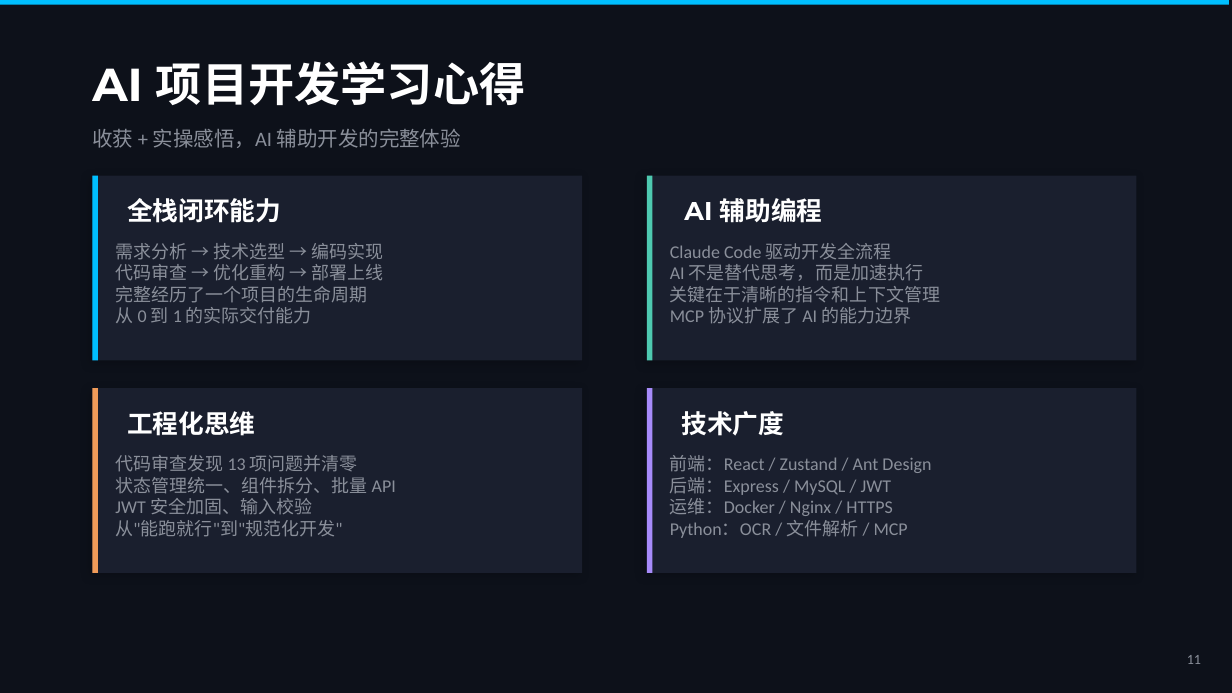
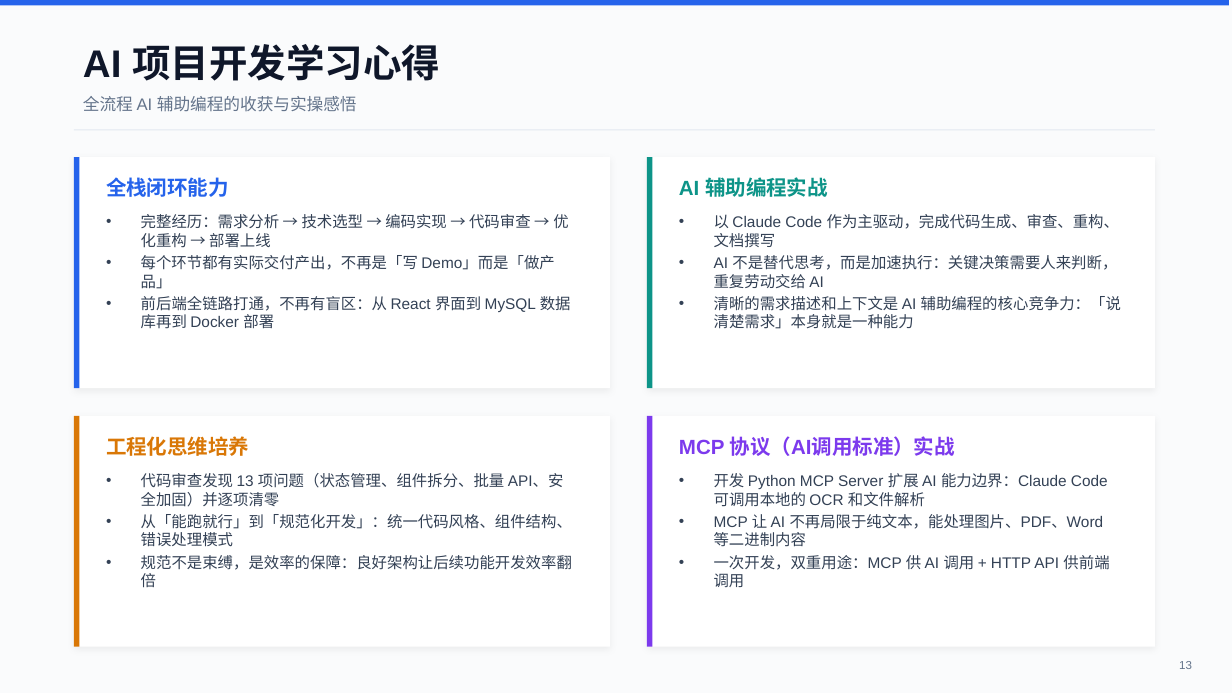
Before and after one commit to ct0307/task-management-system, a slide deck: slide 13 of ppt/轻量化任务管理系统_答辩PPT.pptx (slide 11 before the commit). Drawn at 1232x693 pixels with LibreOffice and Linux fonts; fonts in the diff are those of the drawing. Boxes give left, top, right and bottom in pixels: in the first picture for what was removed or moved away, otherwise in the second. Text is boxed around its words. In the diff, an @@ line names an element or a change of style, - is before the commit and + after.

```diff
--- a/ppt/轻量化任务管理系统_答辩PPT.pptx
+++ b/ppt/轻量化任务管理系统_答辩PPT.pptx
@@ background #0D111A to #FAFBFC @@
@@ rectangle at (0, 0, 1229, 6): fill #00BFFF to #2563EB @@
@@ text "AI 项目开发学习心得": place and size @@
-text "AI 项目开发学习心得" at (92, 61, 526, 105)
+text "AI 项目开发学习心得" at (83, 44, 440, 81)
@@ text "AI 项目开发学习心得" at (83, 44, 440, 81): size 36 to 30 pt, font Montserrat to Arial, text colour #FFFFFF to #0F172A @@
@@ text at (83, 96, 357, 112): text changed; size 16 to 13 pt; font Calibri to Arial; text colour #8A8F9A to #64748B @@
-收获 + 实操感悟，AI 辅助开发的完整体验
+全流程 AI 辅助编程的收获与实操感悟
@@ rectangle added at (74, 129, 1155, 130), fill #E2E8F0 @@
@@ rectangle at (74, 157, 79, 388): fill #00BFFF to #2563EB @@
@@ rectangle: place and size @@
-rectangle at (92, 176, 582, 360)
+rectangle at (74, 157, 610, 388)
@@ rectangle: place and size @@
-rectangle at (92, 176, 98, 360)
+rectangle at (74, 157, 79, 388)
@@ text "全栈闭环能力": place and size @@
-text "全栈闭环能力" at (127, 198, 281, 223)
+text "全栈闭环能力" at (106, 177, 229, 197)
@@ text "全栈闭环能力" at (106, 177, 229, 197): size 20 to 16 pt, font Montserrat to Arial, text colour #FFFFFF to #2563EB @@
@@ rectangle: place and size @@
-rectangle at (647, 176, 1137, 360)
+rectangle at (647, 157, 1155, 388)
@@ rectangle: place and size @@
-rectangle at (647, 176, 653, 360)
+rectangle at (647, 157, 653, 388)
@@ rectangle at (647, 157, 653, 388): fill #4EC9B0 to #0D9488 @@
@@ text at (679, 177, 828, 197): text changed; size 20 to 16 pt; font Montserrat to Arial; text colour #FFFFFF to #0D9488 @@
-AI 辅助编程
+AI 辅助编程实战
@@ text at (141, 214, 571, 329): text changed; size 14 to 12 pt; font Calibri to Arial; text colour #8A8F9A to #334155 @@
-需求分析 → 技术选型 → 编码实现
-代码审查 → 优化重构 → 部署上线
-完整经历了一个项目的生命周期
-从 0 到 1 的实际交付能力
+• 完整经历：需求分析 → 技术选型 → 编码实现 → 代码审查 → 优化重构 → 部署上线
+• 每个环节都有实际交付产出，不再是「写 Demo」而是「做产品」
+• 前后端全链路打通，不再有盲区：从 React 界面到 MySQL 数据库再到 Docker 部署
@@ text at (714, 214, 1121, 329): text changed; size 14 to 12 pt; font Calibri to Arial; text colour #8A8F9A to #334155 @@
-Claude Code 驱动开发全流程
-AI 不是替代思考，而是加速执行
-关键在于清晰的指令和上下文管理
-MCP 协议扩展了 AI 的能力边界
+• 以 Claude Code 作为主驱动，完成代码生成、审查、重构、文档撰写
+• AI 不是替代思考，而是加速执行：关键决策需要人来判断，重复劳动交给 AI
+• 清晰的需求描述和上下文是 AI 辅助编程的核心竞争力：「说清楚需求」本身就是一种能力
@@ fill #1A1F2E to #FFFFFF; shadow changed in 4 elements at (647, 157, 1155, 388), (74, 157, 610, 388), (647, 416, 1155, 647), (74, 416, 610, 647) @@
@@ rectangle: place and size @@
-rectangle at (92, 388, 582, 573)
+rectangle at (74, 416, 610, 647)
@@ rectangle: place and size @@
-rectangle at (92, 388, 98, 573)
+rectangle at (74, 416, 79, 647)
@@ rectangle at (74, 416, 79, 647): fill #F09B59 to #D97706 @@
@@ rectangle: place and size @@
-rectangle at (647, 388, 1137, 573)
+rectangle at (647, 416, 1155, 647)
@@ rectangle: place and size @@
-rectangle at (647, 388, 653, 573)
+rectangle at (647, 416, 653, 647)
@@ rectangle at (647, 416, 653, 647): fill #A78BFA to #7C3AED @@
@@ text removed at (682, 411, 785, 436) @@
-技术广度
@@ text at (106, 436, 249, 456): text changed; size 20 to 16 pt; font Montserrat to Arial; text colour #FFFFFF to #D97706 @@
-工程化思维
+工程化思维培养
@@ text added at (679, 436, 955, 456), 16 pt, text #7C3AED, bold @@
+MCP 协议（AI调用标准）实战
@@ text at (141, 473, 572, 588): text changed; size 14 to 12 pt; font Calibri to Arial; text colour #8A8F9A to #334155 @@
-代码审查发现 13 项问题并清零
-状态管理统一、组件拆分、批量 API
-JWT 安全加固、输入校验
-从"能跑就行"到"规范化开发"
+• 代码审查发现 13 项问题（状态管理、组件拆分、批量 API、安全加固）并逐项清零
+• 从「能跑就行」到「规范化开发」：统一代码风格、组件结构、错误处理模式
+• 规范不是束缚，是效率的保障：良好架构让后续功能开发效率翻倍
@@ text removed at (670, 455, 931, 538) @@
-前端：React / Zustand / Ant Design
-后端：Express / MySQL / JWT
-运维：Docker / Nginx / HTTPS
-Python：OCR / 文件解析 / MCP
@@ text added at (714, 473, 1109, 587), 12 pt, text #334155 @@
+• 开发 Python MCP Server 扩展 AI 能力边界：Claude Code 可调用本地的 OCR 和文件解析
+• MCP 让 AI 不再局限于纯文本，能处理图片、PDF、Word 等二进制内容
+• 一次开发，双重用途：MCP 供 AI 调用 + HTTP API 供前端调用
@@ text removed at (1187, 655, 1201, 664) @@
-11
@@ text added at (1179, 661, 1192, 669), 9 pt, text #64748B @@
+13
```
Also in this commit, not shown: 9 other slides changed, 6 slides added, 2 slides removed, 7 other files.
